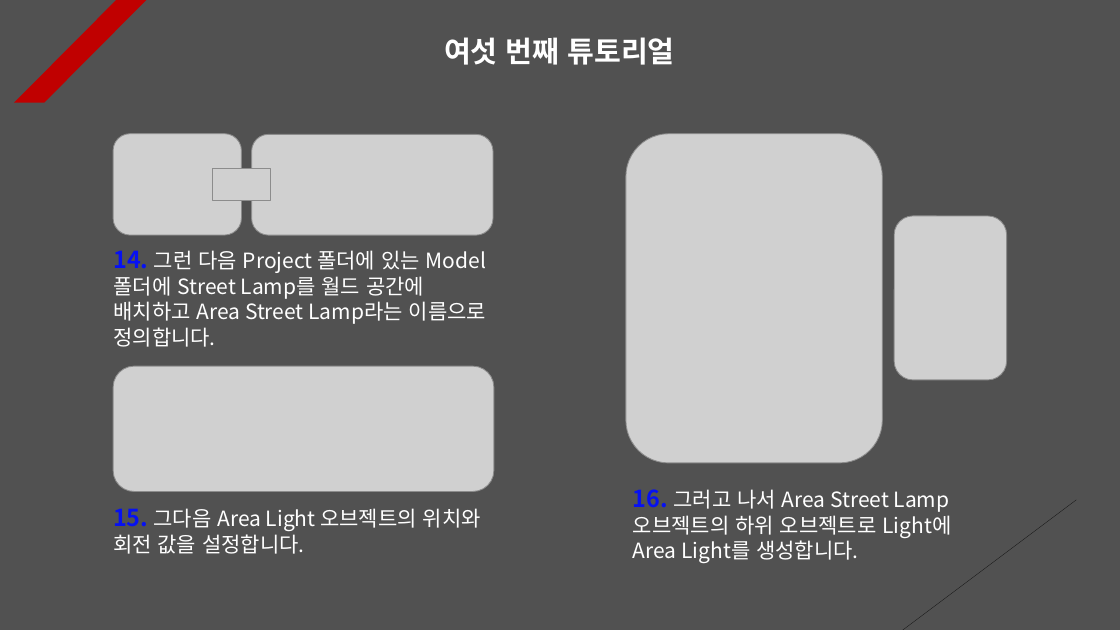
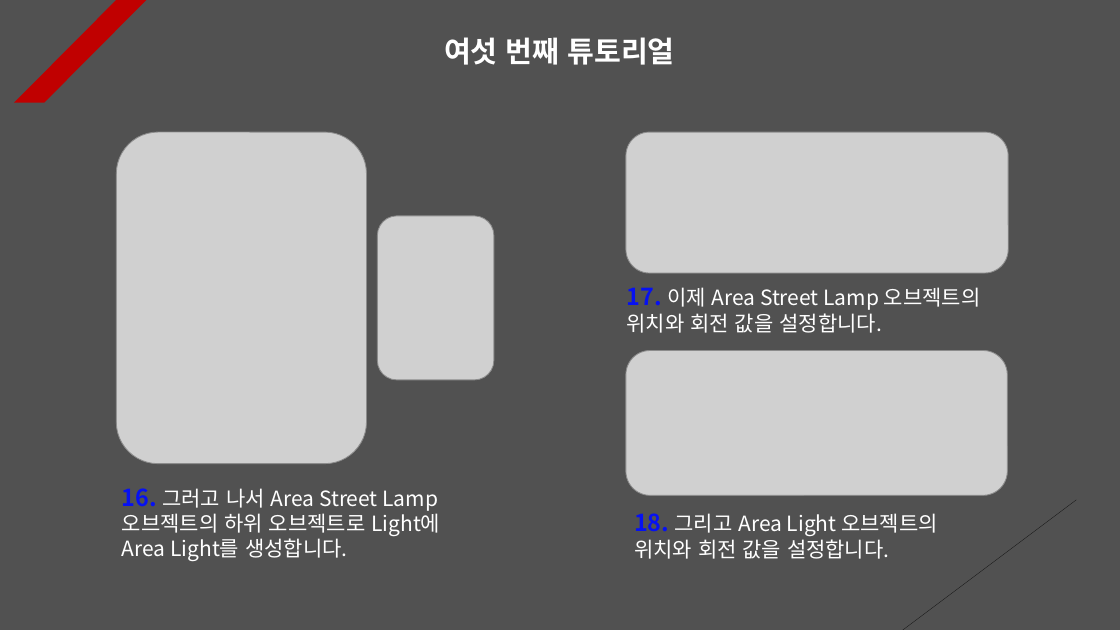
Before and after one commit to Unity2033/3D-UnityEngine, a slide deck: slide 6 of Assets/Light/PPT Data/Light Example.pptx. Drawn at 1120x630 pixels with LibreOffice and Linux fonts; fonts in the diff are those of the drawing; grey boxes stand for pictures. Boxes give left, top, right and bottom in pixels: in the first picture for what was removed or moved away, otherwise in the second. Text is boxed around its words. In the diff, an @@ line names an element or a change of style, - is before the commit and + after.

Commit message:
Light Tutorial Renewal
- Implemented to continuously
  increase the value of mass during
  physical collision

- Each PPT Data update

```diff
--- a/Assets/Light/PPT Data/Light Example.pptx
+++ b/Assets/Light/PPT Data/Light Example.pptx
@@ picture removed at bbox=[113, 134, 242, 235] @@
@@ picture: place and size @@
-picture at bbox=[626, 134, 882, 463]
+picture at bbox=[116, 132, 366, 464]
@@ picture removed at bbox=[252, 134, 493, 235] @@
@@ picture: place and size @@
-picture at bbox=[113, 366, 494, 492]
+picture at bbox=[626, 132, 1008, 273]
@@ picture removed at bbox=[213, 169, 270, 201] @@
@@ picture: place and size @@
-picture at bbox=[895, 216, 1007, 380]
+picture at bbox=[377, 216, 494, 380]
@@ text removed at bbox=[113, 250, 486, 347] @@
-14. 그런 다음 Project 폴더에 있는 Model 폴더에 Street Lamp를 월드 공간에 배치하고 Area Street Lamp라는 이름으로 정의합니다.
@@ text at bbox=[627, 287, 981, 333]: text changed @@
-15. 그다음 Area Light 오브젝트의 위치와 회전 값을 설정합니다.
+17. 이제 Area Street Lamp 오브젝트의 위치와 회전 값을 설정합니다.
@@ picture added at bbox=[626, 350, 1007, 495] @@
@@ text "16. 그러고 나서 Area Street ...": place and size @@
-text "16. 그러고 나서 Area Street ..." at bbox=[633, 489, 951, 563]
+text "16. 그러고 나서 Area Street ..." at bbox=[122, 488, 440, 561]
@@ text added at bbox=[634, 513, 938, 559], 18 pt, text #FFFFFF @@
+18. 그리고 Area Light 오브젝트의 위치와 회전 값을 설정합니다.
```
Also in this commit, not shown: 16 other slides changed, 9 other files.
